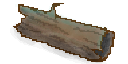
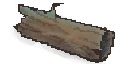
Two versions of the same layered image (128×64). Layer-by-layer changes:
painted on "Layer 0" over [13, 3, 115, 63]
